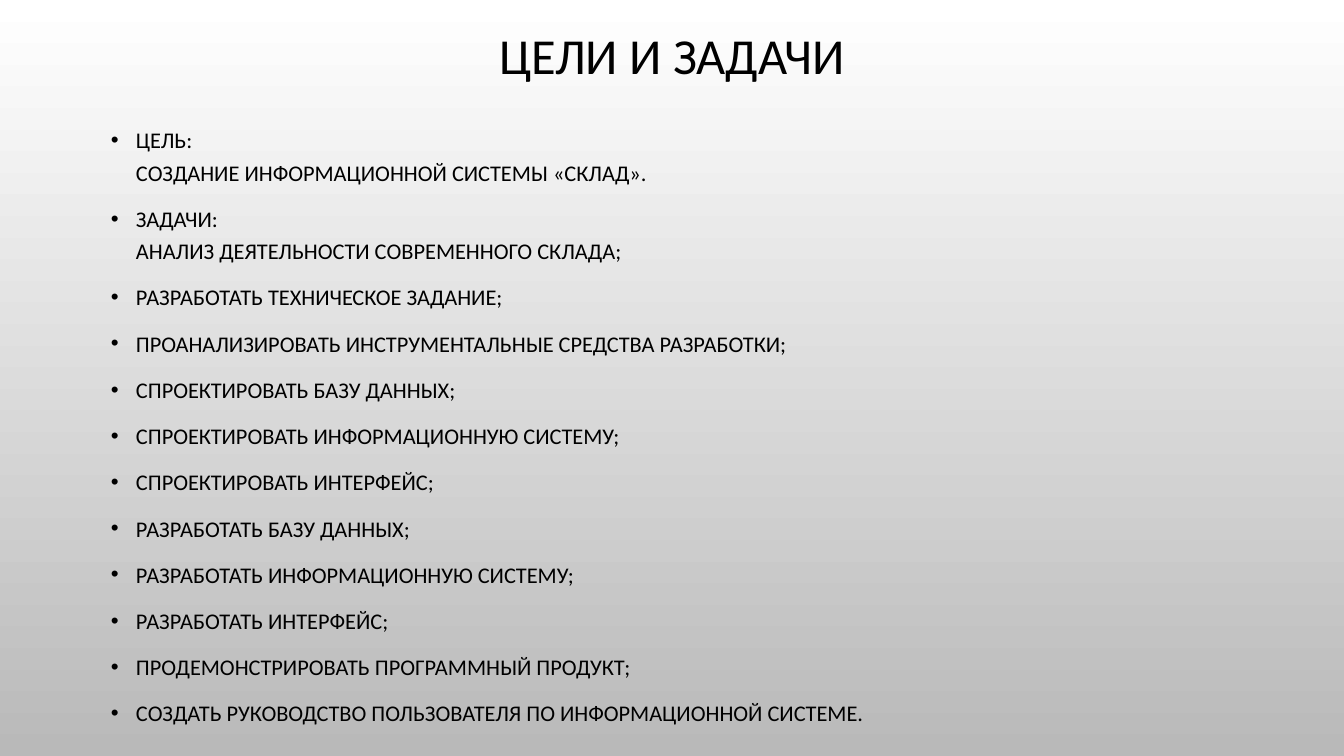
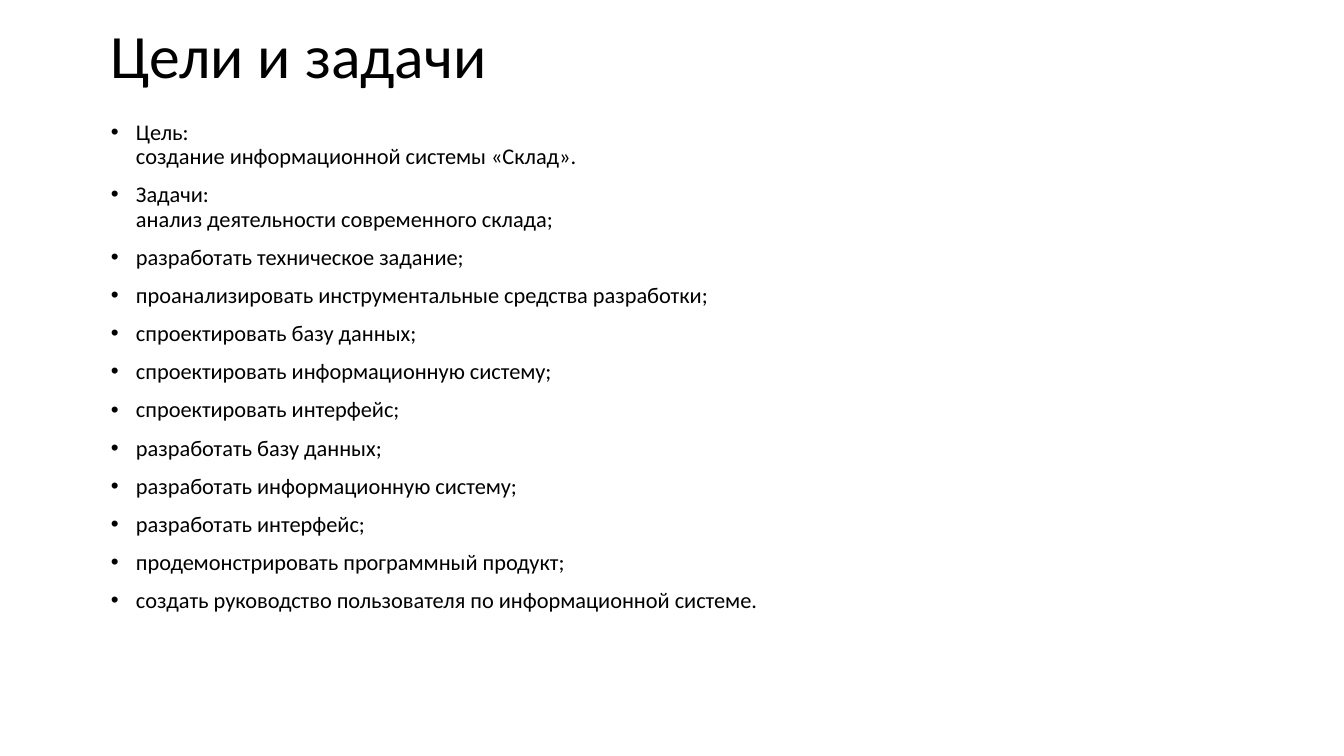
Before and after one commit to ChiCha10-11/Kursovoy, a slide deck: slide 2 of Курсовая работа.pptx. Drawn at 1344x756 pixels with LibreOffice and Linux fonts; fonts in the diff are those of the drawing; background and template pictures are left out. Boxes give left, top, right and bottom in pixels: in the first picture for what was removed or moved away, otherwise in the second. Text is boxed around its words. In the diff, an @@ line names an element or a change of style, - is before the commit and + after.

```diff
--- a/Курсовая работа.pptx
+++ b/Курсовая работа.pptx
@@ background picture (left out) to #FFFFFF @@
@@ title at bbox=[111, 38, 486, 88]: text changed; size 36 to 44 pt @@
-ЦЕЛИ И ЗАДАЧИ
+Цели и задачи
@@ text at bbox=[136, 125, 757, 612]: text changed @@
-• ЦЕЛЬ:
-  СОЗДАНИЕ ИНФОРМАЦИОННОЙ СИСТЕМЫ «СКЛАД».
-• ЗАДАЧИ:
-  АНАЛИЗ ДЕЯТЕЛЬНОСТИ СОВРЕМЕННОГО СКЛАДА;
-• РАЗРАБОТАТЬ ТЕХНИЧЕСКОЕ ЗАДАНИЕ;
-• ПРОАНАЛИЗИРОВАТЬ ИНСТРУМЕНТАЛЬНЫЕ СРЕДСТВА РАЗРАБОТКИ;
-• СПРОЕКТИРОВАТЬ БАЗУ ДАННЫХ;
-• СПРОЕКТИРОВАТЬ ИНФОРМАЦИОННУЮ СИСТЕМУ;
-• СПРОЕКТИРОВАТЬ ИНТЕРФЕЙС;
-• РАЗРАБОТАТЬ БАЗУ ДАННЫХ;
-• РАЗРАБОТАТЬ ИНФОРМАЦИОННУЮ СИСТЕМУ;
-• РАЗРАБОТАТЬ ИНТЕРФЕЙС;
-• ПРОДЕМОНСТРИРОВАТЬ ПРОГРАММНЫЙ ПРОДУКТ;
-• СОЗДАТЬ РУКОВОДСТВО ПОЛЬЗОВАТЕЛЯ ПО ИНФОРМАЦИОННОЙ СИСТЕМЕ.
+• Цель:
+  создание информационной системы «Склад».
+• Задачи:
+  анализ деятельности современного склада;
+• разработать техническое задание;
+• проанализировать инструментальные средства разработки;
+• спроектировать базу данных;
+• спроектировать информационную систему;
+• спроектировать интерфейс;
+• разработать базу данных;
+• разработать информационную систему;
+• разработать интерфейс;
+• продемонстрировать программный продукт;
+• создать руководство пользователя по информационной системе.
```
Also in this commit, not shown: 15 other slides changed, 1 other file.
